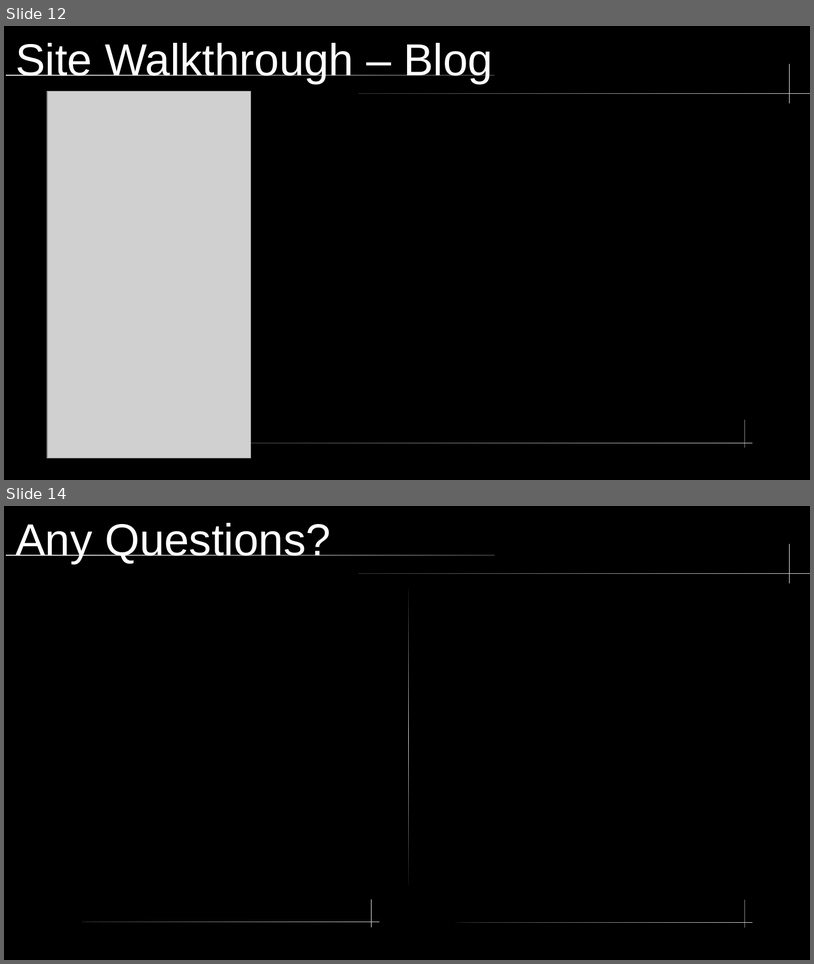
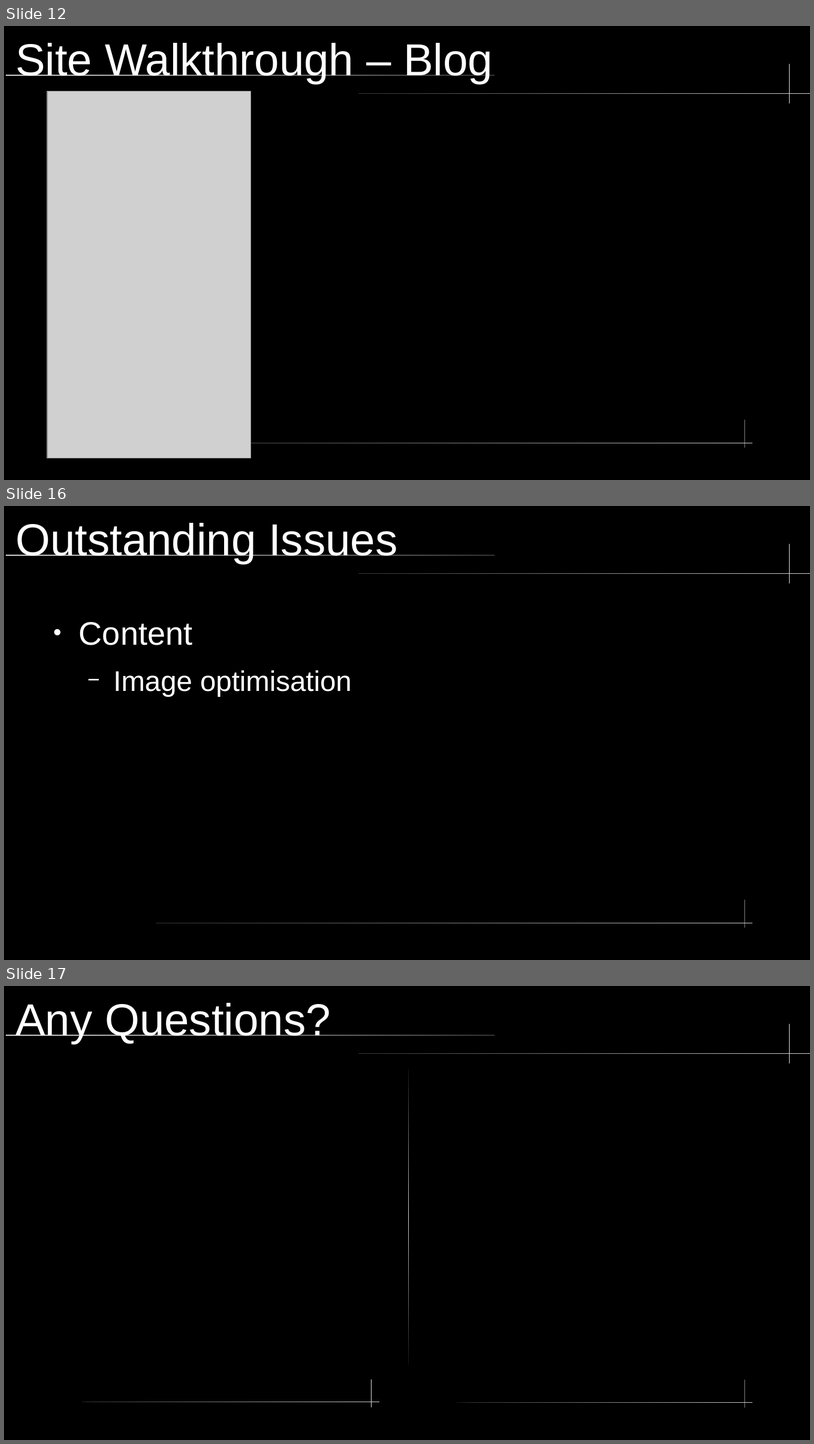
Before and after one commit to Samworth27/Portfolio, a slide deck: docs/presentation.odp. Shown one above the other, each under a label of ours: slides 12 and 14 before the commit, slides 12, 16 and 17 after it; the slides between them are not shown. The pictures are 814x964 and 814x1444 pixels, drawn with LibreOffice and Linux fonts; fonts in the diff are those of the drawing; grey boxes stand for pictures. Boxes give left, top, right and bottom in pixels: in the first picture for what was removed or moved away, otherwise in the second. Text is boxed around its words. In the diff, an @@ line names an element or a change of style, - is before the commit and + after.

```diff
--- a/docs/presentation.odp
+++ b/docs/presentation.odp
@@ slide 16 added at bbox=[4, 506, 810, 960], background #000000; not listed: 5 template elements that a slide beside it also shows @@
@@ title added at bbox=[15, 523, 398, 564], 44 pt, text #FFFFFF @@
+Outstanding Issues
@@ text added at bbox=[79, 622, 352, 697], 28 pt, text #FFFFFF @@
+● Content
+  − Image optimisation
@@ what was slide 14 is now slide 17 @@
```
Also in this commit, not shown: 3 slides changed, 2 other slides added, 7 other files.
